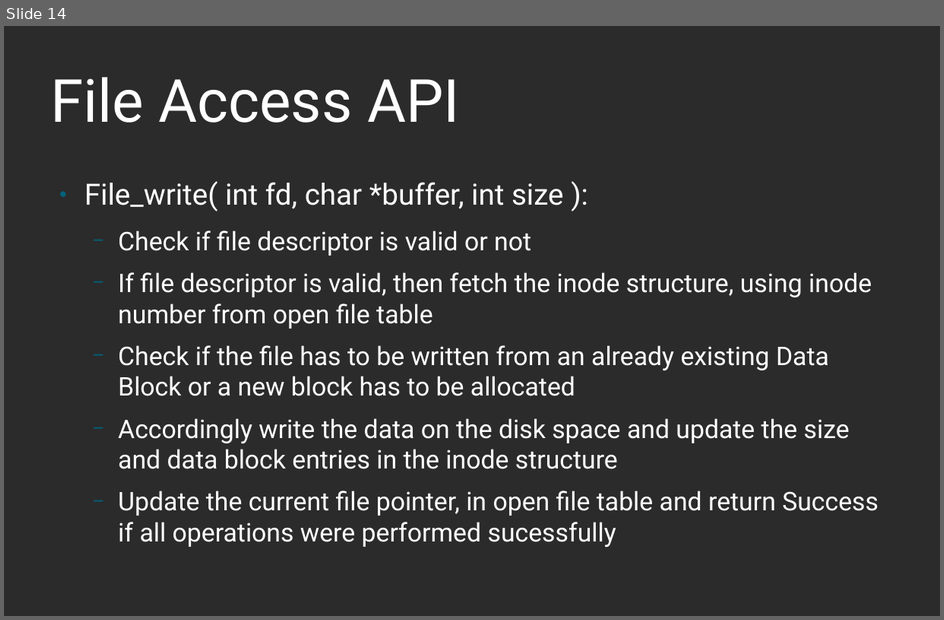
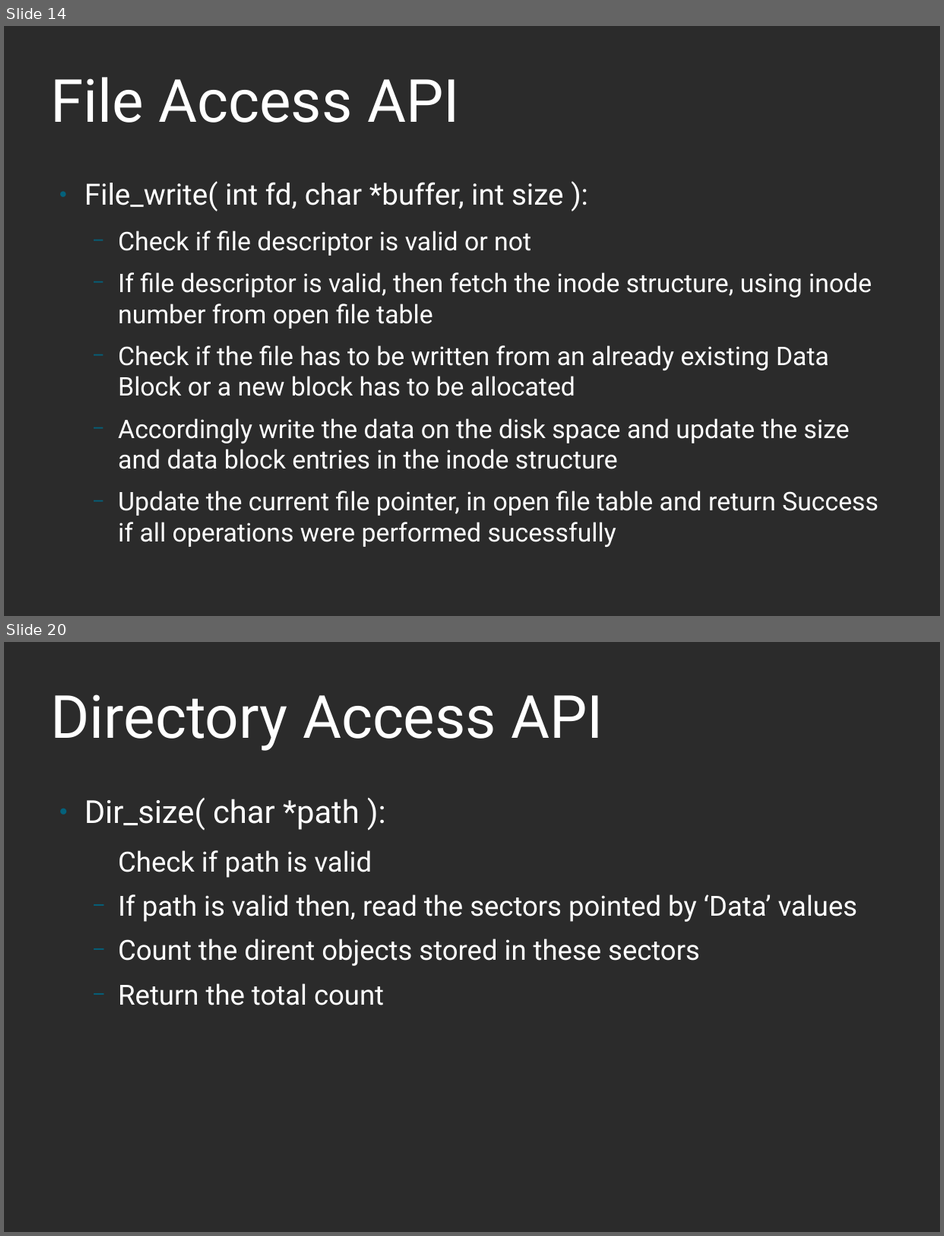
Before and after one commit to ankitmishra16/FIle-System, a slide deck: OS_Project_Report.odp. Shown one above the other, each under a label of ours: slide 14 before the commit, slides 14 and 20 after it; the slides between them are not shown. The pictures are 944x620 and 944x1236 pixels, drawn with LibreOffice and Linux fonts; fonts in the diff are those of the drawing; background and template pictures are left out; a plain dark background stands for a picture behind light text. Boxes give left, top, right and bottom in pixels: in the first picture for what was removed or moved away, otherwise in the second. Text is boxed around its words. In the diff, an @@ line names an element or a change of style, - is before the commit and + after.

```diff
--- a/OS_Project_Report.odp
+++ b/OS_Project_Report.odp
@@ slide 20 added at <box>4,642,940,1232</box>, background picture (left out) @@
@@ title added at <box>51,694,604,751</box>, 60 pt, text #FFFFFF @@
+Directory Access API
@@ text added at <box>85,798,857,1005</box>, 28 pt, text #FFFFFF @@
+● Dir_size( char *path ):
+  Check if path is valid
+  − If path is valid then, read the sectors pointed by ‘Data’ values
+  − Count the dirent objects stored in these sectors
+  − Return the total count
```
Also in this commit, not shown: 1 slide changed, 5 other slides added.
